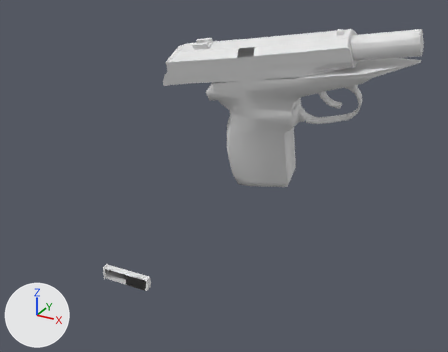
The OBJ model Vertex_Animation_Compiler/Assets/Makarov_Pistol_Reload162.obj as it was, and as the next commit left it.
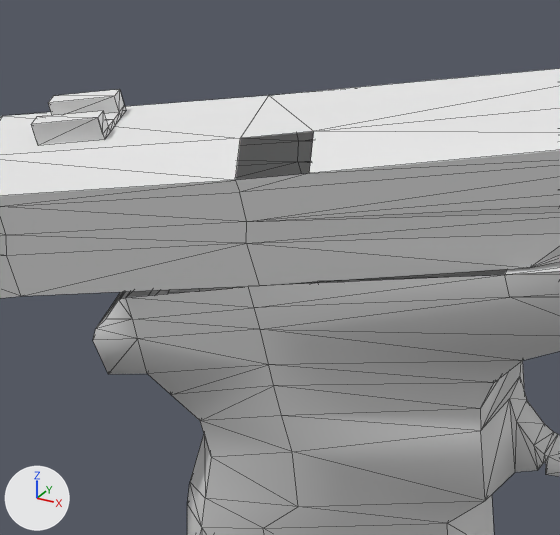
Each version is shown whole from a 50 mm lens placed at (0.534, -0.5079, 0.0443), pointed at (0.2139, 0.0741, -0.2467), then close up on the part from 41% to 69% of the width and 5% to 39% of the height. The axes (+X, +Y, +Z) are drawn at lower left. The lights are the same throughout. The close-ups show mesh edges as thin lines. Where no turn or scale is listed for an object, it has been applied to the vertices.

Names of what the first close-up shows: 'Rest_of_the_gun_Sphere', 'Top_Slider_Sphere.001'.
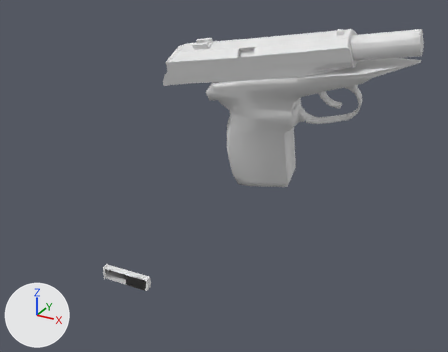
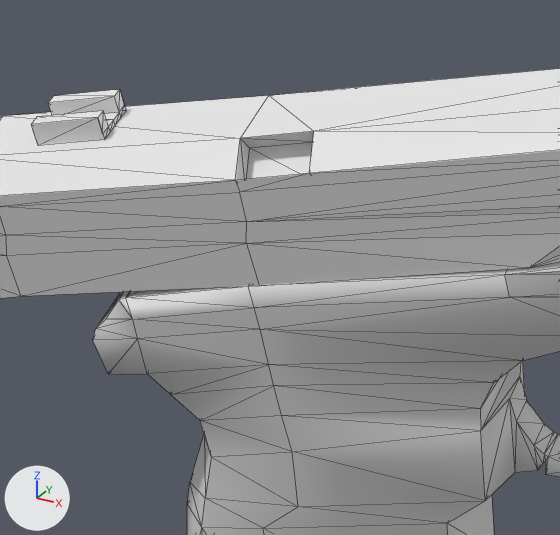
Location of each change, (x1, y1, x2, y2) in pixels of the close-ups (560 x 535 px):
part 1 of me_rest_of_the_gun_sphere, added
    after: (119, 269, 507, 299)
part 2 of me_top_slider_sphere_001, added
    after: (236, 131, 314, 180)

Patch to the scene script:
```diff
--- a/Vertex_Animation_Compiler/Assets/Makarov_Pistol_Reload162.obj.py
+++ b/Vertex_Animation_Compiler/Assets/Makarov_Pistol_Reload162.obj.py
@@ me_rest_of_the_gun_sphere @@
 me_rest_of_the_gun_sphere.from_pydata(...)  # 272 vertices, 519 faces; spans x 0.3112..0.458, y -0.1377..-0.082, z -0.1591..-0.0255
 # used by ob_rest_of_the_gun_sphere; location = (0.0, 0.0, 0.0)
 # verts and faces of me_rest_of_the_gun_sphere; kept vertices keep their numbers, new ones are numbered from 272
 # before: 164 (0.3786, -0.108, -0.0545), 166 (0.3203, -0.1377, -0.0722) at pixel (118, 299), 175 (0.3216, -0.1376, -0.0718) at pixel (125, 297), 178 (0.3821, -0.1319, -0.0618) at pixel (504, 274), 179 (0.342, -0.1359, -0.0677) at pixel (248, 286)
 # before: 180 (0.3182, -0.1137, -0.0646), 181 (0.3386, -0.112, -0.0604), 183 (0.3168, -0.1137, -0.0649)
+# me_rest_of_the_gun_sphere part 1
+faces += [(164, 181, 179), (175, 179, 181), (166, 175, 183), (164, 179, 178), (175, 181, 180), (175, 180, 183)]
@@ me_top_slider_sphere_001 @@
 # used by ob_top_slider_sphere_001; location = (0.0, 0.0, 0.0)
-me_top_slider_sphere_001.from_pydata(...)  # 127 vertices, 227 faces; spans x 0.2786..0.4179, y -0.1463..-0.1082, z -0.0779..-0.0286
+me_top_slider_sphere_001.from_pydata(...)  # 131 vertices, 237 faces; spans x 0.2786..0.4179, y -0.1463..-0.1082, z -0.0779..-0.0286
+# me_top_slider_sphere_001 part 2
+# 4 vertices are added at (0.3424, -0.138, -0.0525), (0.3527, -0.133, -0.0451), (0.3412, -0.1341, -0.0471), (0.354, -0.1367, -0.0505)
+# 10 new faces join them
```
